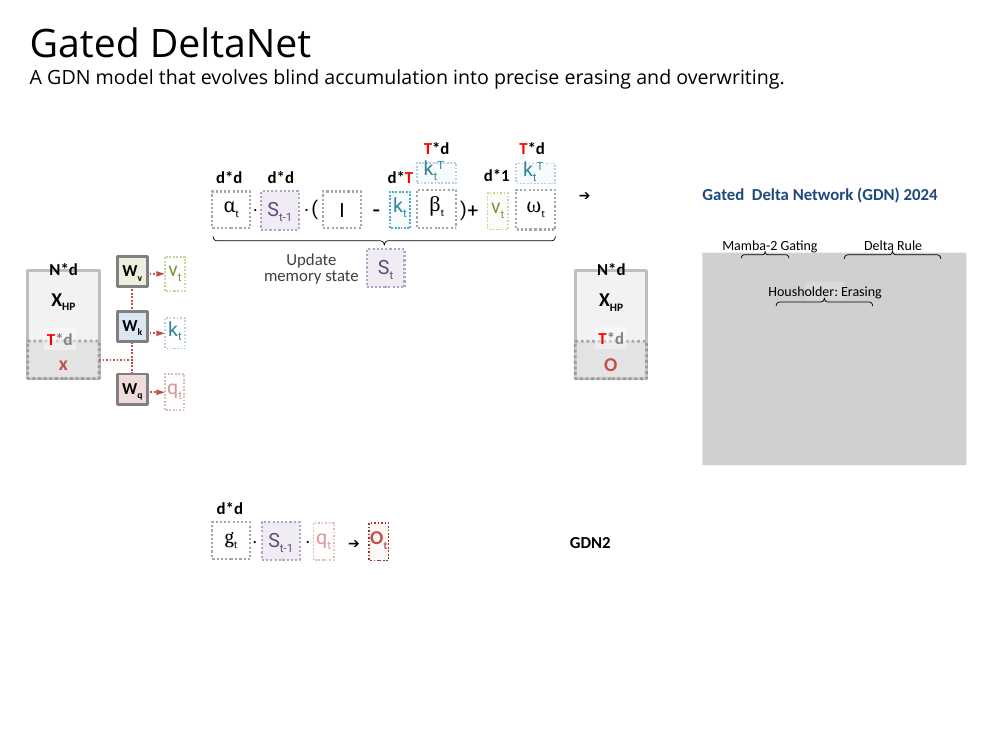
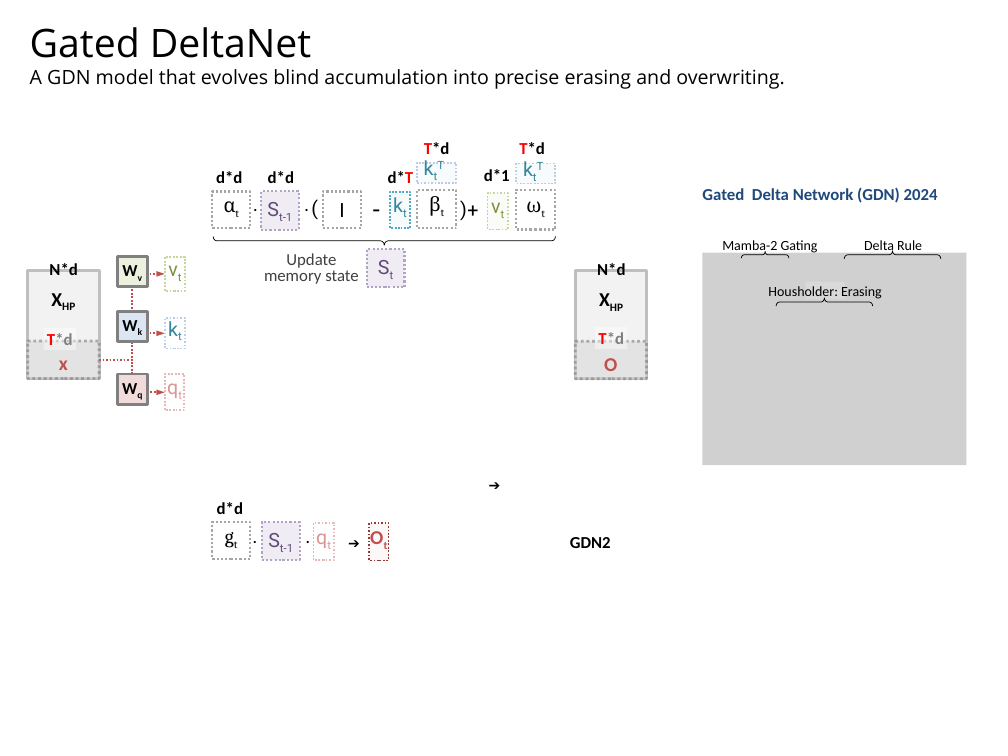
Before and after one commit to navibator/crazy-ai, a slide deck: slide 8 of temp.pptx. Drawn at 1008x756 pixels with LibreOffice and Linux fonts; fonts in the diff are those of the drawing; grey boxes stand for pictures. Boxes give left, top, right and bottom in pixels: in the first picture for what was removed or moved away, otherwise in the second. Text is boxed around its words. In the diff, an @@ line names an element or a change of style, - is before the commit and + after.

```diff
--- a/temp.pptx
+++ b/temp.pptx
@@ text "➔": place and size @@
-text "➔" at (577,173,594,204)
+text "➔" at (485,464,504,494)
```
Also in this commit, not shown: 5 other slides changed.
